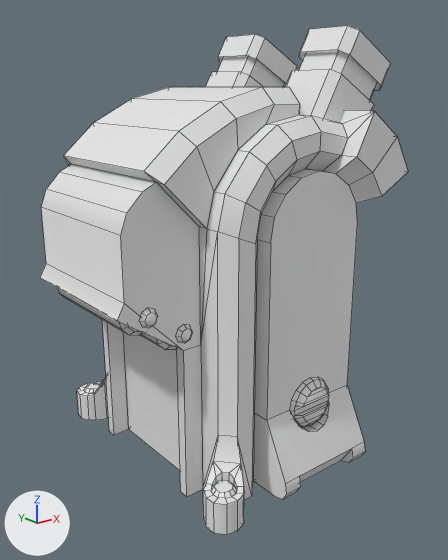
The FBX model Objects/Mesh/obj_factory_dropper_basic_01_off.fbx, before and after one commit.
Camera for both pictures: a 50 mm lens placed at (-0.1262, -0.156, 0.0637), pointed at (-0.0053, -0.0049, 0.0032). The lights are fixed; the arrows at lower left show +X, +Y and +Z. Mesh edges are drawn as thin lines. Where no turn or scale is listed for an object, it has been applied to the vertices.

Before the edit, the objects in view are built like this:
```python
me_cube_003 = bpy.data.meshes.new('Cube.003')
me_cube_003.from_pydata(...)  # 676 vertices, 552 faces; spans x -0.0554..0.042, y -0.0453..0.0453, z -0.055..0.0802
ob_obj_dropper_001 = bpy.data.objects.new('obj_dropper.001', me_cube_003)
ob_obj_dropper_001.location = (0.0, 0.0, 0.0)
```
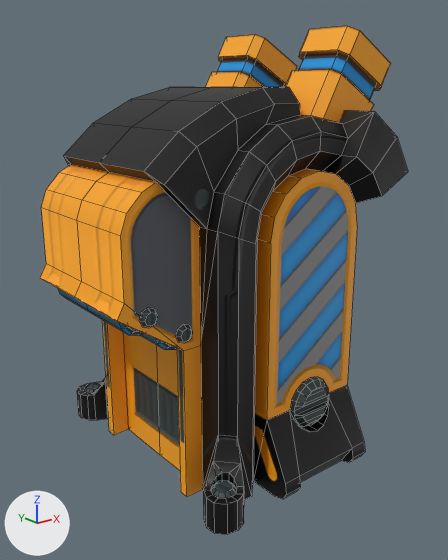
Commit message: Changed dropper resources fully

Where the change shows, as pixel boxes (x1, y1, x2, y2) in the pictures (448 x 560 px; the box of a moved part takes in the faces that stretch with it):
part 1 of me_cube_003, moved or reshaped
    both: (40, 87, 374, 501)
part 2 of me_cube_003, recoloured
    both: (64, 26, 408, 534)

The change in detail:
Picture 'obj_factory_dropper_basic_01_nor.tga' (img_obj_factory_dropper_basic_01_nor_tga) is new.
Picture 'obj_factory_dropper_basic_01_dif.tga' (img_obj_factory_dropper_basic_01_dif_tga) is new.
Material 'obj_dropper_New' (mat_obj_dropper_new) is new.
Uses the picture img_obj_factory_dropper_basic_01_dif_tga.
Uses the picture img_obj_factory_dropper_basic_01_nor_tga.
me_cube_003 is used by ob_obj_dropper_001; location (0.0, 0.0, 0.0).
me_cube_003 had 676 vertices, 552 faces and spanned x -0.0554..0.042, y -0.0453..0.0453, z -0.055..0.0802.
me_cube_003 now has 664 vertices, 548 faces and spans x -0.0554..0.042, y -0.0453..0.0453, z -0.055..0.0802.
Part 1, on me_cube_003:
50 vertices are removed from x -0.0516..0.004, y -0.0423..0.0423, z -0.0451..0.0588.
102 faces are deleted.
2 vertices move from x -0.0324..-0.0289, y -0.0392..-0.0353, z -0.043 to x -0.0324..-0.0289, y -0.0392..-0.0353, z -0.0429.
14 vertices are added at x -0.0527..0.0377, y 0.0, z -0.055..0.0568.
13 new vertices lie (0.0, -0.0191, 0.0) away from vertices in x -0.0524..-0.0291, y 0.0191, z -0.0084..0.0053.
6 new vertices lie (0.0, -0.024, 0.0) away from vertices in x -0.0554..-0.0423, y 0.024, z 0.0067..0.0407.
5 new vertices lie (0.0, -0.0229, 0.0) away from vertices in x -0.0451..0.004, y 0.0229, z 0.0435..0.0632.
98 new faces join them.
me_cube_003 part 2: 450 faces spanning x -0.0554..0.042, y -0.0453..0.0453, z -0.055..0.0802 switch from no material to mat_obj_dropper_new.
